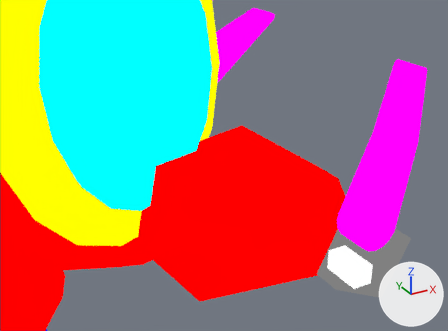
What one commit did to the Blender file assets-source/blender/dinos/styracosaurus.blend.
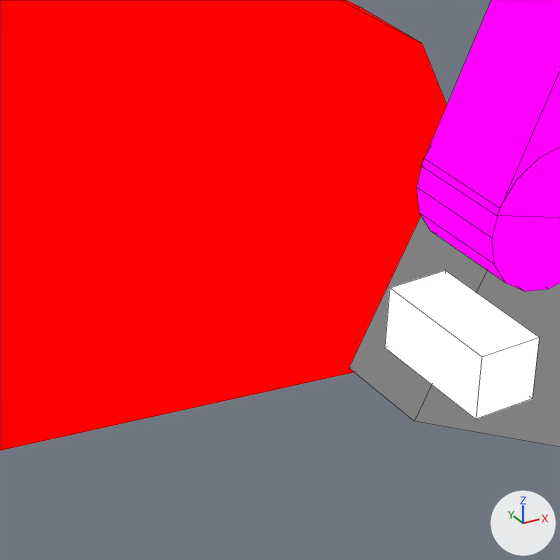
There are two pictures of each version: one from a camera (50 mm lens) standing at (31.25, -34.06, 30.67) and looking at (44.21, -10.49, 18.89), one close up on the part from 48% to 85% of the width and 50% to 100% of the height. The lights are fixed; the arrows at lower right show +X, +Y and +Z. The first two pictures are the older version. The close-ups show mesh edges as thin lines.

In view in the first close-up: 'DinoTycoon_styracosaurus_Pose0_beak', 'DinoTycoon_styracosaurus_Pose0_eye', 'DinoTycoon_styracosaurus_Pose0_face', 'DinoTycoon_styracosaurus_Pose0_nose_horn_0', 'DinoTycoon_styracosaurus_Pose0_nose_horn_joint_0'.
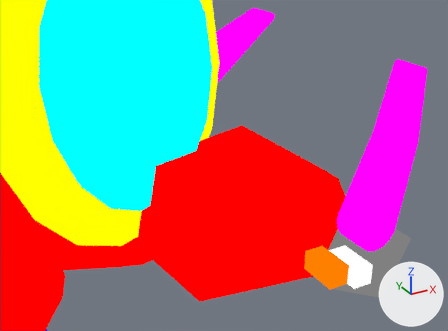
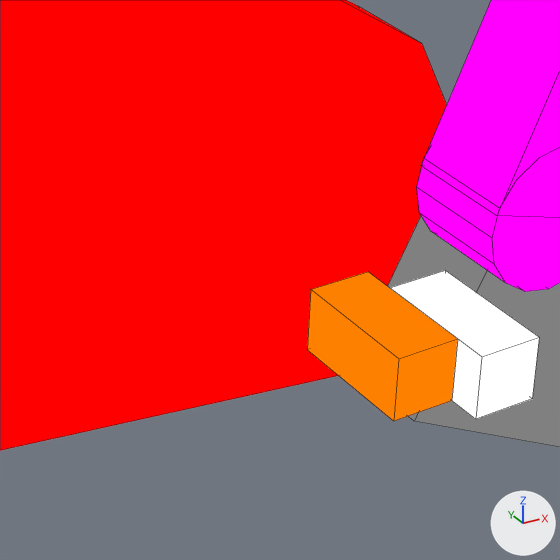
What changed in the scene script:
```text
Add mat_dinotycoon_role_y:
    mat_dinotycoon_role_y = emission_material('DinoTycoon_Role_Y')
    mat_dinotycoon_role_y.base_color = (1.0, 0.216, 0.0)  # orange #ff8000
Add me_dinotycoon_styracosaurus_pose0_eye_white:
    me_dinotycoon_styracosaurus_pose0_eye_white.from_pydata(...)  # a box spanning x 47.0..48.0, y -15.5..-13.5, z 14.0..15.0
    me_dinotycoon_styracosaurus_pose0_eye_white.materials.append(mat_dinotycoon_role_y)  # orange #ff8000
Add ob_dinotycoon_styracosaurus_pose0_eye_white:
    ob_dinotycoon_styracosaurus_pose0_eye_white = bpy.data.objects.new('DinoTycoon_styracosaurus_Pose0_eye_white', me_dinotycoon_styracosaurus_pose0_eye_white)
    ob_dinotycoon_styracosaurus_pose0_eye_white.location = (0.0, 0.0, 0.0)
```

Changed parts and their boxes (x1, y1, x2, y2) in the close-ups (560 x 560 px):
'DinoTycoon_styracosaurus_Pose0_eye_white', added (orange): after (307, 272, 458, 421)
